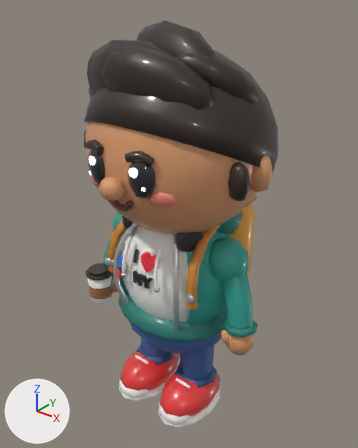
A saved change to the glTF model assets/characters/npc_civilian.glb.
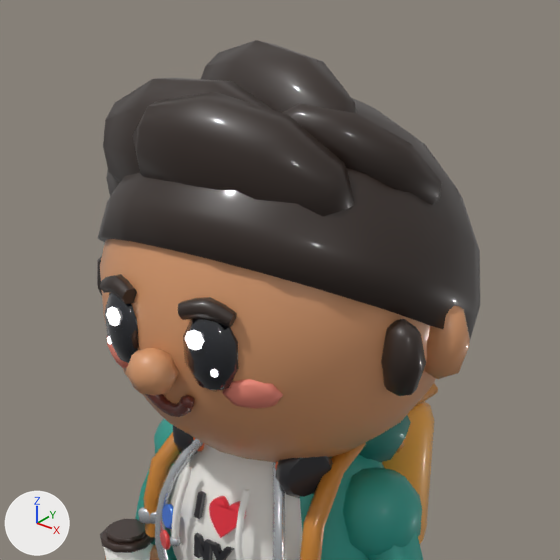
Each version is shown whole from a camera (50 mm lens) standing at (0.694, -0.857, 1.059) and looking at (-0.008, 0.021, 0.515), then close up on the part from 10% to 89% of the width and 0% to 63% of the height. The lights are fixed; the arrows at lower left show +X, +Y and +Z. The first two pictures are the older version. Vertices at exactly the same position are counted once.

Objects in the first close-up: 'ArmL', 'ArmR', 'Body', 'Head'.
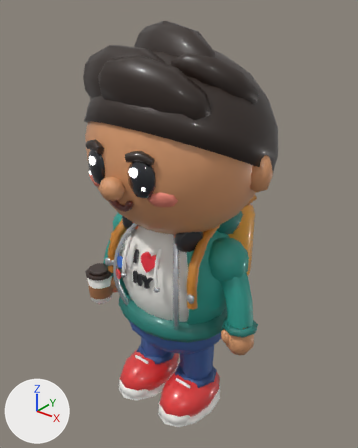
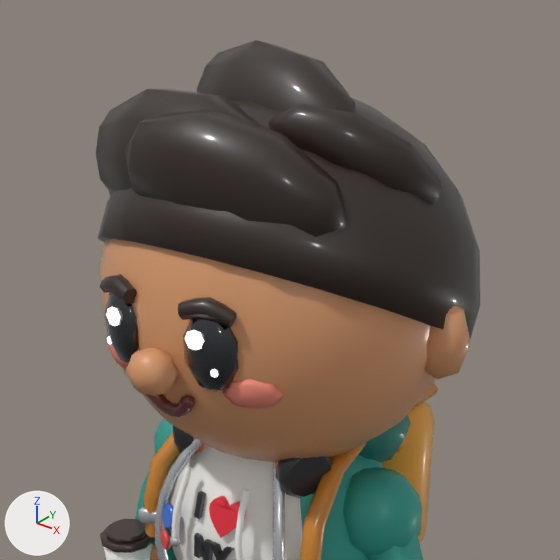
Pixel boxes [x1, y1, x2, y2] of what changed, in the close-ups (560 x 560 px; the box of a moved part takes in the faces that stretch with it):
'Head', reshaped
    before: [97, 40, 480, 462]
    after: [96, 40, 480, 462]
part 1 of me_head_001, moved or reshaped
    before: [132, 92, 354, 217]
    after: [124, 109, 348, 237]
part 2 of me_head_001, moved or reshaped
    before: [103, 78, 275, 183]
    after: [96, 89, 263, 194]
part 3 of me_head_001, deleted
    before: [381, 319, 426, 396]
part 4 of me_head_001, deleted (mostly hidden)
    before: [97, 256, 102, 295]

Patch to the scene script:
```diff
--- a/assets/characters/npc_civilian.glb.py
+++ b/assets/characters/npc_civilian.glb.py
@@ me_head_001 @@
 # used by ob_head; location = (0.0, 0.0, 0.57)
-me_head_001.from_pydata(...)  # 1125 vertices, 2142 faces; spans x -0.246..0.246, y -0.233..0.257, z -0.05..0.418
+me_head_001.from_pydata(...)  # 1073 vertices, 2046 faces; spans x -0.246..0.246, y -0.233..0.257, z -0.05..0.418
+# me_head_001 part 1: the loose piece of 42 vertices spanning x -0.089..0.158, y -0.154..-0.051, z 0.226..0.379 is multiplied about its middle by the matrix ((1.0, -0.006, 0.012), (0.006, 1.0, -0.005), (-0.012, 0.005, 1.0)), then moved by (0.003, -0.015, -0.014)
+# me_head_001 part 2: the loose piece of 42 vertices spanning x -0.184..0.095, y -0.135..-0.037, z 0.238..0.386 is multiplied about its middle by the matrix ((0.999, 0.039, 0.033), (-0.04, 0.999, 0.036), (-0.032, -0.038, 0.999)), then moved by (-0.001, -0.015, -0.011)
+# me_head_001 part 3: the loose piece of 26 vertices spanning x 0.18..0.235, y -0.082..-0.038, z 0.089..0.178 is deleted
+# me_head_001 part 4: the loose piece of 26 vertices spanning x -0.235..-0.18, y -0.082..-0.038, z 0.089..0.178 is deleted
 me_head_001.materials.append(mat_blush)
```
